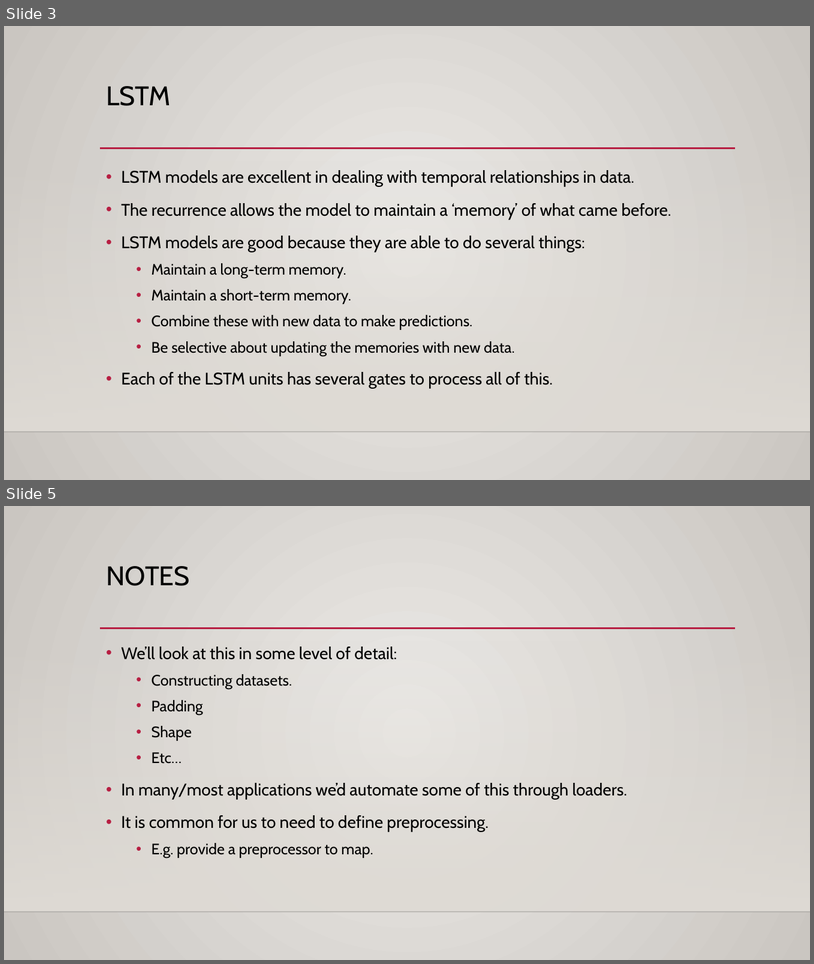
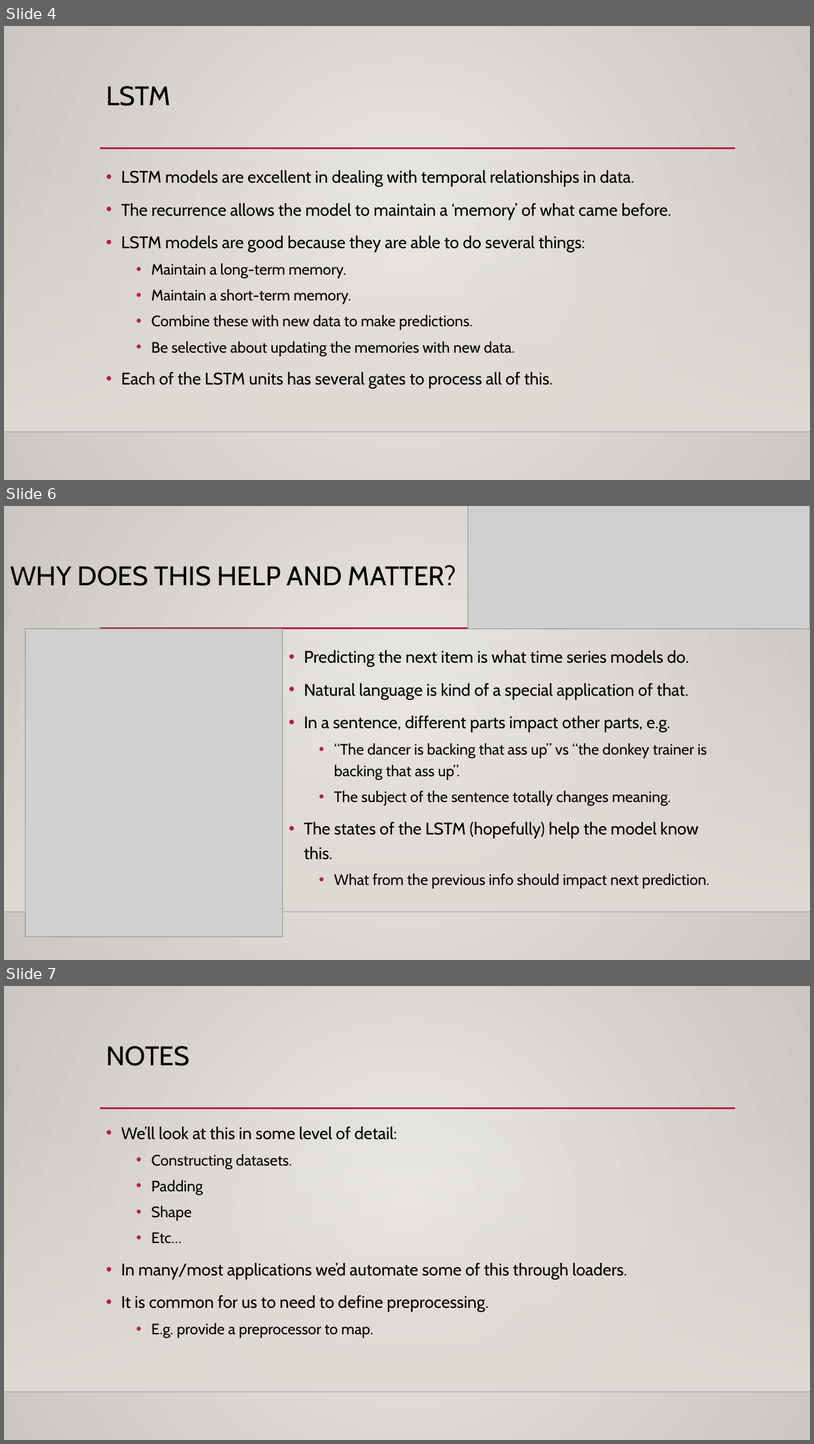
Before and after one commit to AkeemSemperDataScience/Intro_to_Machine_Learning_Students, a slide deck: reference_content/Slides/text_gen_lstm.pptx. Shown one above the other, each under a label of ours: slides 3 and 5 before the commit, slides 4, 6 and 7 after it; the slides between them are not shown. The pictures are 814x964 and 814x1444 pixels, drawn with LibreOffice and Linux fonts; fonts in the diff are those of the drawing; grey boxes stand for pictures; background and template pictures are left out. Boxes give left, top, right and bottom in pixels: in the first picture for what was removed or moved away, otherwise in the second. Text is boxed around its words. In the diff, an @@ line names an element or a change of style, - is before the commit and + after.

```diff
--- a/reference_content/Slides/text_gen_lstm.pptx
+++ b/reference_content/Slides/text_gen_lstm.pptx
@@ slide 6 added at bbox=[4, 506, 810, 960], background gradient #ECEAE7 to #CAC7C1; not listed: 3 template elements that a slide beside it also shows @@
@@ picture added at bbox=[468, 506, 810, 629] @@
@@ title added at bbox=[10, 565, 457, 586], 32 pt, text #000000 @@
+WHY DOES THIS HELP AND MATTER?
@@ picture added at bbox=[25, 629, 283, 937] @@
@@ text added at bbox=[304, 650, 710, 888], 20 pt, text #000000 @@
+• Predicting the next item is what time series models do.
+• Natural language is kind of a special application of that.
+• In a sentence, different parts impact other parts, e.g.
+  • “The dancer is backing that ass up” vs “the donkey trainer is backing that ass up”.
+  • The subject of the sentence totally changes meaning.
+• The states of the LSTM (hopefully) help the model know this.
+  • What from the previous info should impact next prediction.
@@ what was slide 3 is now slide 4 @@
@@ what was slide 5 is now slide 7 @@
```
Also in this commit, not shown: 8 slides changed, 13 other slides added, 3 other files.
